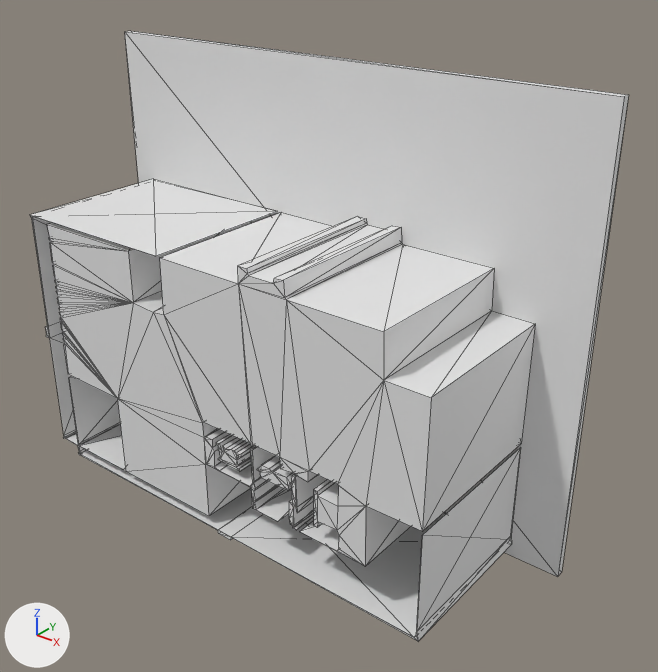
Before and after pictures for a commit that changed the glTF model version one/out_3d/68_29.glb.
Rendered twice from a 50 mm camera at (14.9, -12.33, 10.65) aimed at (5.95, -1.14, 3.72). The lights are fixed; the arrows at lower left show +X, +Y and +Z. Mesh edges are drawn as thin lines. Where no turn or scale is listed for an object, it has been applied to the vertices. Vertices at the same position are counted once.

In view in the first picture: 'geometry_0'.
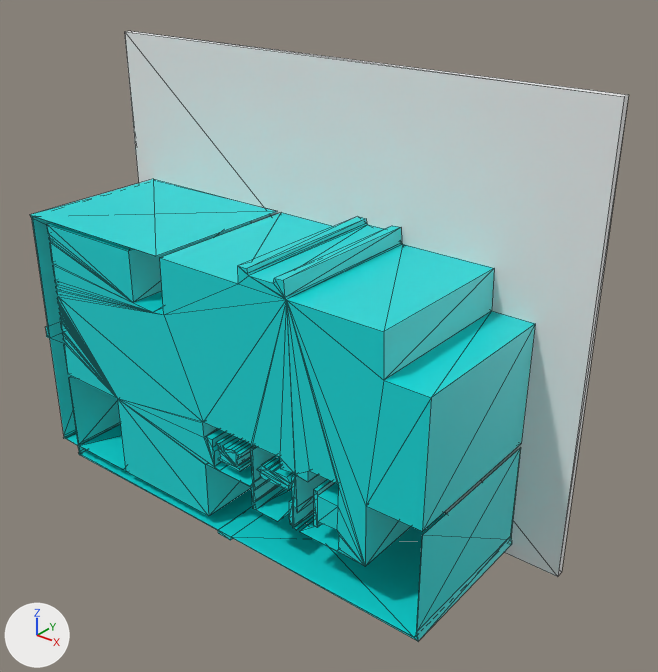
Location of each change, [x1, y1, x2, y2] in pixels of the pictures (658 x 672 px; the box of a moved part takes in the faces that stretch with it):
part 1 of me_geometry_0, moved or reshaped
    both: [46, 224, 431, 566]
part 2 of me_geometry_0, recoloured (grey to cyan)
    both: [30, 32, 570, 641]

What changed in the scene script:
```text
Add mat_defaultmaterial:
    mat_defaultmaterial = bpy.data.materials.new('DefaultMaterial')
    mat_defaultmaterial.use_nodes = True; mat_defaultmaterial.node_tree.nodes.clear()
    _N = mat_defaultmaterial.node_tree.nodes; _L = mat_defaultmaterial.node_tree.links
    n0 = _N.new('ShaderNodeOutputMaterial'); n0.name = 'Material Output'
    n1 = _N.new('ShaderNodeBsdfPrincipled'); n1.name = 'Principled BSDF'
    n2 = _N.new('ShaderNodeVertexColor'); n2.name = 'Color Attribute'
    _L.new(n1.outputs[0], n0.inputs[0])  # 'BSDF' to 'Surface'
    _L.new(n2.outputs[0], n1.inputs[0])  # 'Color' to 'Base Color'
Change me_geometry_0:
    used by ob_geometry_0; location = (0.0, 0.0, 0.0)
    remove me_geometry_0.from_pydata(...)  # 446 vertices, 876 faces; spans x 0.0..10.23, y -3.15..0.0, z 0.0..8.2
    add me_geometry_0.from_pydata(...)  # 456 vertices, 896 faces; spans x 0.0..10.23, y -3.15..0.0, z 0.0..8.2
    me_geometry_0 part 1
    2 vertices are removed from x 6.3, y -3.15..-0.15, z 2.16
    278 faces are deleted
    6 vertices are added at (1.01, -3.15, 5.04), (0.98, -3.15, 5.05), (6.19, -3.15, 2.16), (6.23, -3.15, 2.12), (6.27, -3.15, 2.12), (6.29, -3.15, 2.16)
    6 new vertices lie (0.0, 3.0, 0.0) away from vertices in x 0.98..6.29, y -3.15, z 2.12..5.05
    298 new faces join them
    me_geometry_0 part 2: 598 faces spanning x 0.0..10.23, y -3.15..0.0, z 0.0..8.2 switch from no material to mat_defaultmaterial
```
